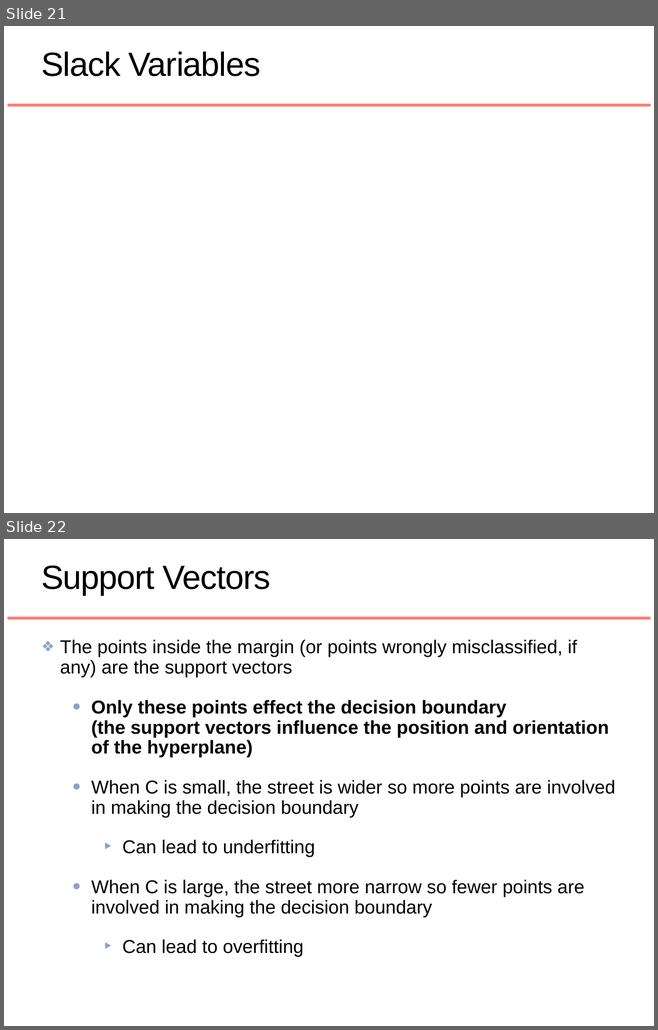
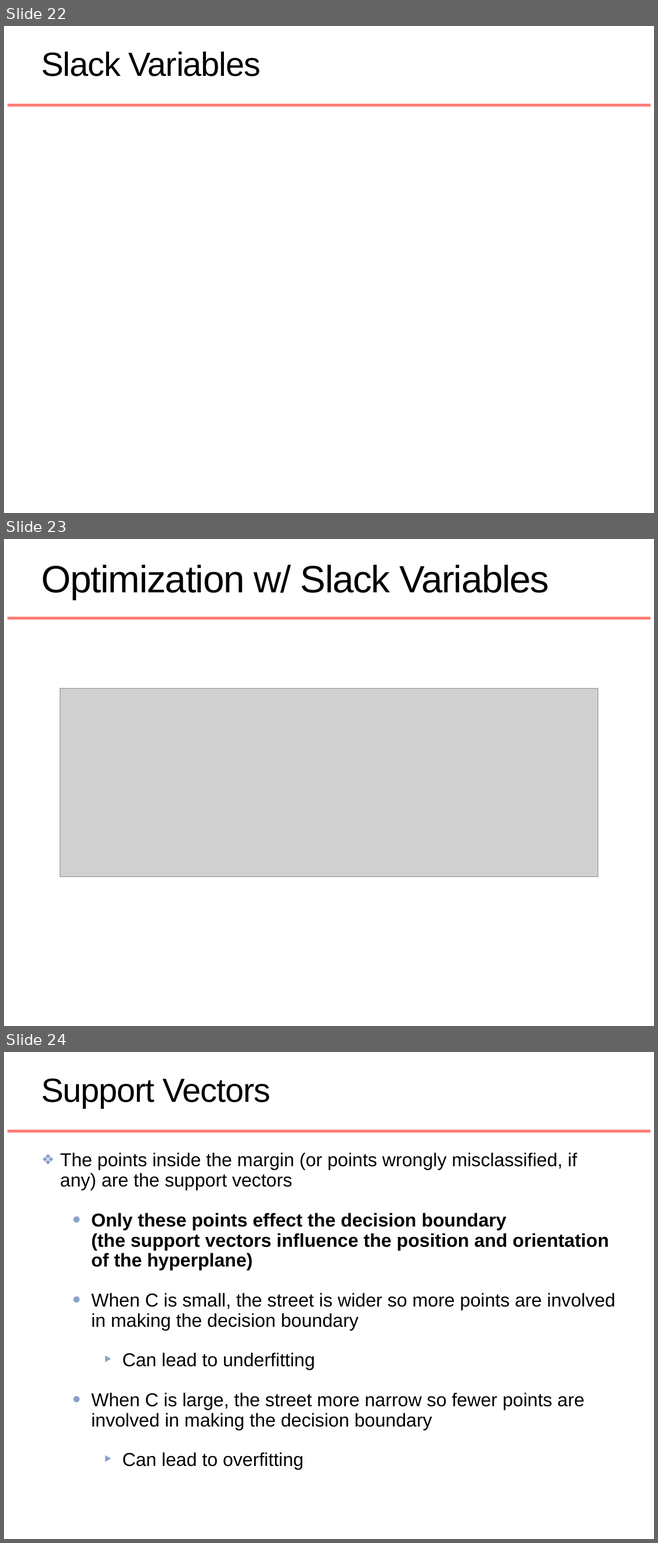
Before and after one commit to rhodes-byu/stat-486, a slide deck: slides/10-svm.pptx. Shown one above the other, each under a label of ours: slides 21 and 22 before the commit, slides 22, 23 and 24 after it. The pictures are 658x1030 and 658x1543 pixels, drawn with LibreOffice and Linux fonts; fonts in the diff are those of the drawing; grey boxes stand for pictures. Boxes give left, top, right and bottom in pixels: in the first picture for what was removed or moved away, otherwise in the second. Text is boxed around its words. In the diff, an @@ line names an element or a change of style, - is before the commit and + after.

Commit message:
add in optimization setup slides

```diff
--- a/slides/10-svm.pptx
+++ b/slides/10-svm.pptx
@@ slide 23 added at [4,539,654,1026], background #FFFFFF; not listed: 1 template element that a slide beside it also shows @@
@@ title added at [42,565,549,599], 60 pt, text #000000 @@
+Optimization w/ Slack Variables
@@ picture added at [60,689,597,878] @@
@@ what was slide 21 is now slide 22 @@
@@ what was slide 22 is now slide 24 @@
```
Also in this commit, not shown: 3 slides changed, 2 other slides added, 1 other file.
